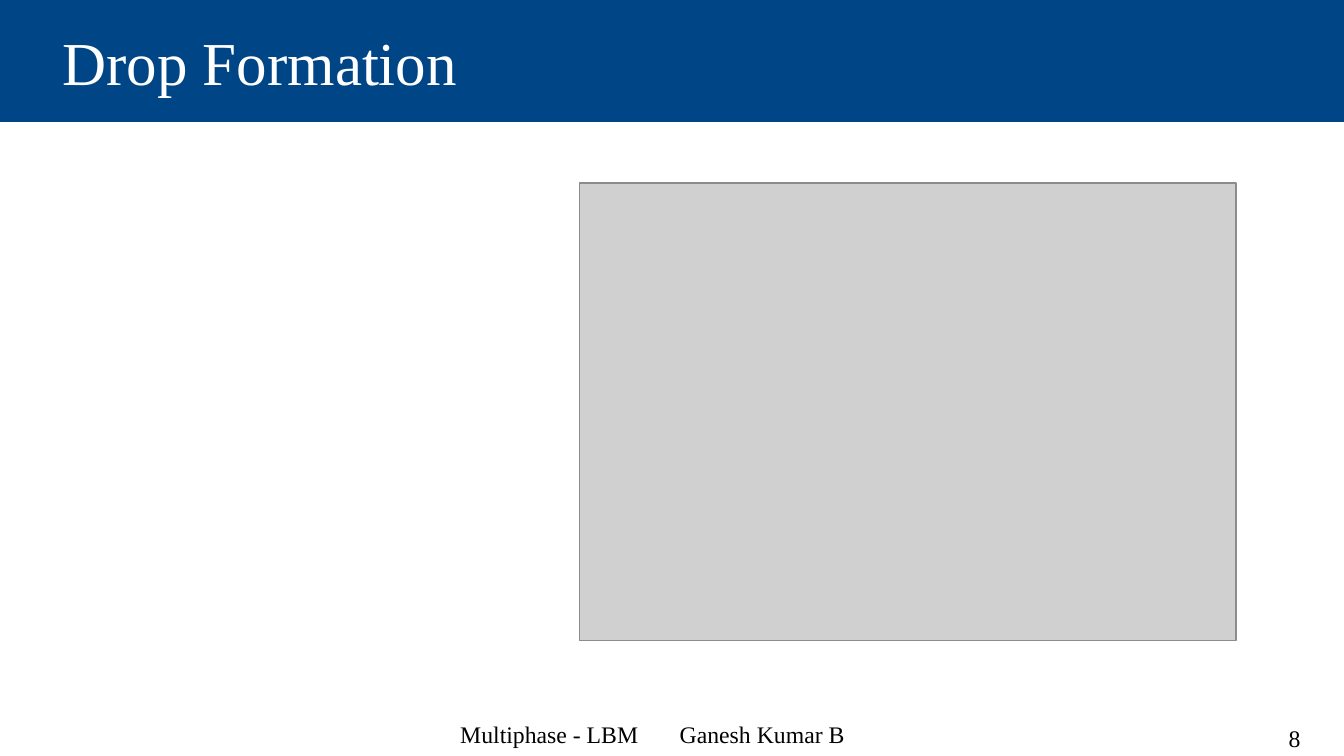
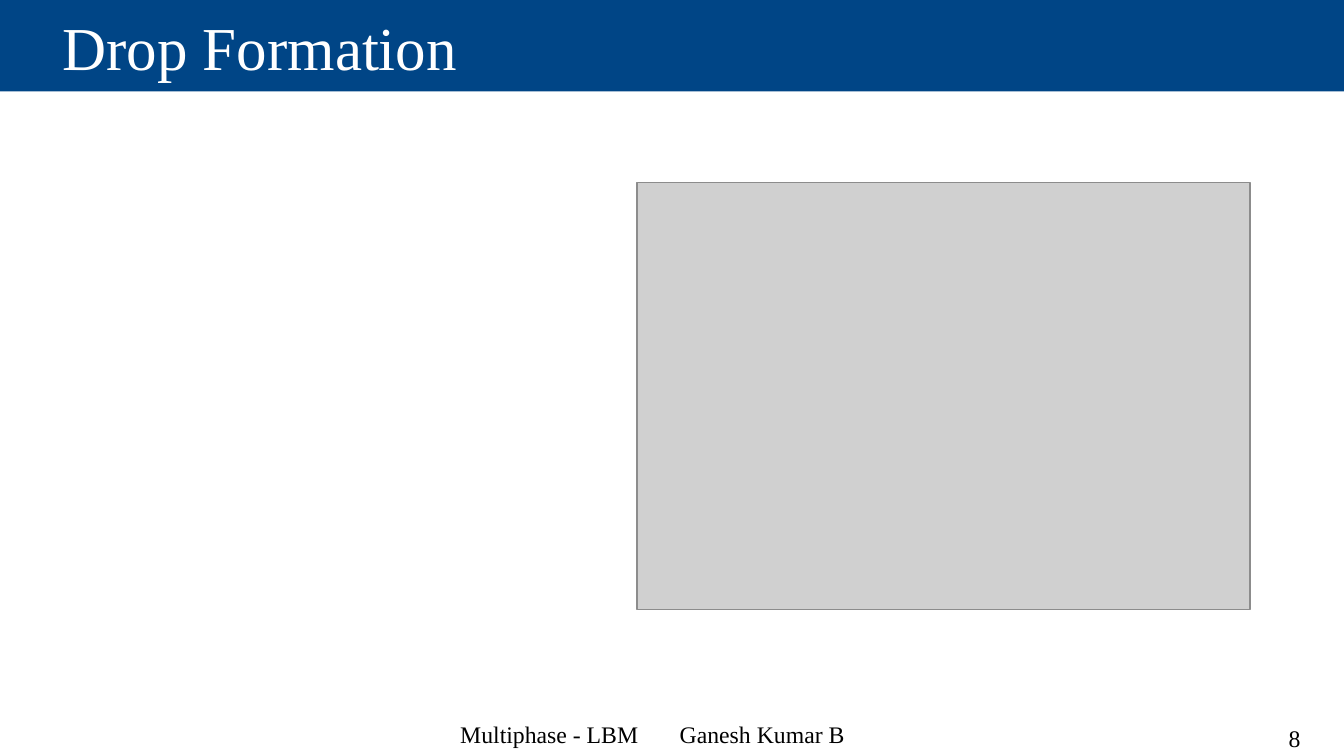
Before and after one commit to Ganesh-Kumar-B/multiphase_ppts, a slide deck: slide 8 of Multiphase_LBM.odp. Drawn at 1344x756 pixels with LibreOffice and Linux fonts; fonts in the diff are those of the drawing; grey boxes stand for pictures. Boxes give left, top, right and bottom in pixels: in the first picture for what was removed or moved away, otherwise in the second. Text is boxed around its words. In the diff, an @@ line names an element or a change of style, - is before the commit and + after.

```diff
--- a/Multiphase_LBM.odp
+++ b/Multiphase_LBM.odp
@@ title "Drop Formation": place and size @@
-title "Drop Formation" at box(0, 0, 1344, 122)
+title "Drop Formation" at box(0, 0, 1344, 91)
@@ picture: place and size @@
-picture at box(579, 183, 1235, 640)
+picture at box(637, 183, 1250, 610)
```
Also in this commit, not shown: 12 other slides changed, 1 slide added.
